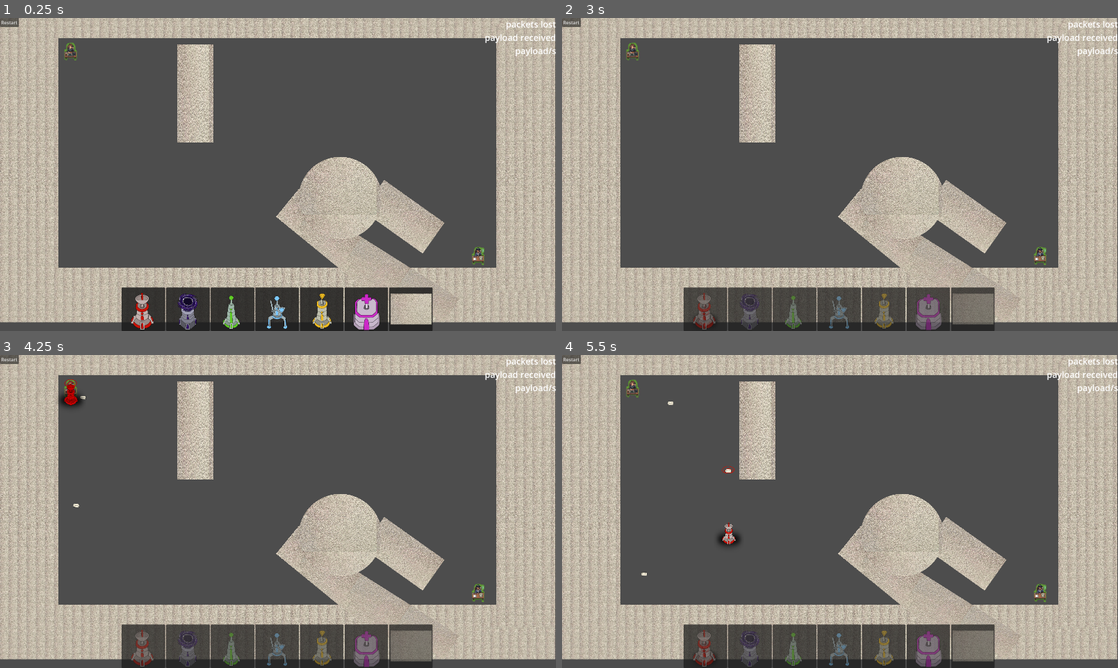
Above: before the commit, frames 1-4 (two rows, left to right).
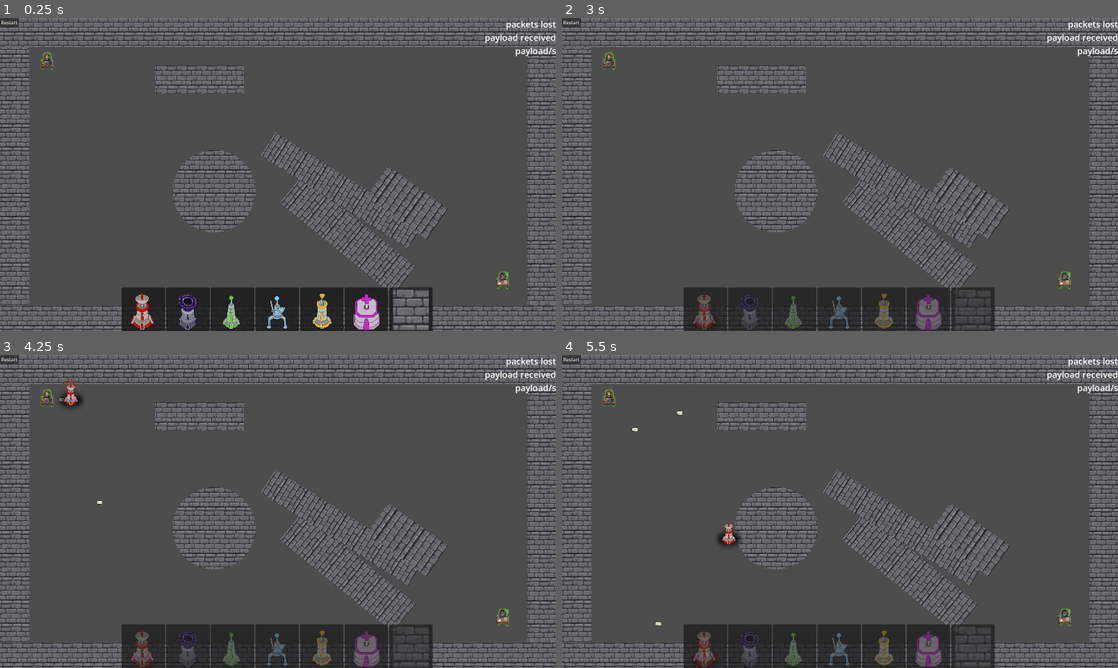
Above: after the commit, the same moments.

Repository: ryupold/ld59
Game: Godot game, scene res://scenes/main.tscn
The game is run twice, just before and just after one commit, with the same random seed, the same clock (stepped at 60 frames per second) and the same inputs. The engine's default icon, where the game draws it, is replaced by a stand-in: a white triangle on a blue panel in a dark square.
Inputs (mouse positions are in pixels of both pictures, inside the frame that each line leads up to):
- Up to frame 1 (0.25 s): no input
- Up to frame 2 (3 s): click "Restart" at 0.5 s; click "Restart" at 1.25 s; click "Restart" at 2 s; click (706, 309) at 2.77 s
- Up to frame 3 (4.25 s): drag from (144, 649) to (72, 389) at 3.52 s
- Up to frame 4 (5.5 s): tap Enter at 4.25 s; drag from (728, 527) to (634, 389) at 4.27 s; click (706, 646) at 5.02 s

The runs differ from the first frame. In frame 1, 49% of the frame differs, in the area x 0-100%, y 0-100%; in frame 2, 52%; in frame 3, 52%; in frame 4, 52%.

Commit message:
fix positions of walls and packets

Diff:
--- a/ld59-game/entities/walls/rectangle_wall.tscn
+++ b/ld59-game/entities/walls/rectangle_wall.tscn
@@ -1,11 +1,11 @@
 [gd_scene format=3 uid="uid://cjubf2uowpulv"]
 
 [ext_resource type="Texture2D" uid="uid://catuqaebhdrfa" path="res://entities/walls/wall_texture.jpg" id="1_r0ave"]
-[ext_resource type="Script" path="res://entities/walls/rectangle_wall.gd" id="2_vd46v"]
+[ext_resource type="Script" uid="uid://ba22j2606ajms" path="res://entities/walls/rectangle_wall.gd" id="2_vd46v"]
 
 [sub_resource type="RectangleShape2D" id="RectangleShape2D_of5om"]
 resource_local_to_scene = true
-size = Vector2(500, 500)
+size = Vector2(1216, 970)
 
 [node name="RectangleWall" type="TextureRect" unique_id=2117046853]
 anchors_preset = 8
@@ -15,11 +15,11 @@
 anchor_bottom = 0.5
 offset_left = -960.0
 offset_top = -540.0
-offset_right = -460.0
-offset_bottom = -40.0
+offset_right = 256.0
+offset_bottom = 430.0
 grow_horizontal = 2
 grow_vertical = 2
-pivot_offset = Vector2(250, 250)
+pivot_offset = Vector2(608, 485)
 texture = ExtResource("1_r0ave")
 expand_mode = 1
 stretch_mode = 1
@@ -28,5 +28,5 @@
 [node name="StaticBody2D" type="StaticBody2D" parent="." unique_id=1934212656]
 
 [node name="CollisionShape2D" type="CollisionShape2D" parent="StaticBody2D" unique_id=1601416324]
-position = Vector2(250, 250)
+position = Vector2(608, 485)
 shape = SubResource("RectangleShape2D_of5om")
--- a/ld59-game/entities/walls/walls.tscn
+++ b/ld59-game/entities/walls/walls.tscn
@@ -3,28 +3,34 @@
 [ext_resource type="PackedScene" uid="uid://cjubf2uowpulv" path="res://entities/walls/rectangle_wall.tscn" id="2_ew4hc"]
 
 [node name="Walls" type="Node2D" unique_id=903204524]
-scale = Vector2(0.11648584, 0.10750823)
 
 [node name="Left" parent="." unique_id=369208461 instance=ExtResource("2_ew4hc")]
-offset_left = -4017.6555
-offset_top = 186.03227
-offset_right = 982.3445
-offset_bottom = 24586.033
+offset_left = -3040.0
+offset_top = -1834.0
+offset_right = -2445.3445
+offset_bottom = 1854.0
+pivot_offset = Vector2(297.32776, 1844)
 
-[node name="Top" parent="." unique_id=2117046853 instance=ExtResource("2_ew4hc")]
-offset_left = -4017.6555
-offset_top = -3460.2002
-offset_right = 42940.84
-offset_bottom = 1539.7998
+[node name="Right" parent="." unique_id=2117046853 instance=ExtResource("2_ew4hc")]
+offset_left = 2452.0
+offset_top = -1825.0
+offset_right = 3046.6553
+offset_bottom = 1863.0
+pivot_offset = Vector2(297.32764, 1844)
 
-[node name="Bottom" parent="." unique_id=529863937 instance=ExtResource("2_ew4hc")]
-offset_left = -4017.6555
-offset_top = 22491.3
-offset_right = 42940.84
-offset_bottom = 27491.3
+[node name="Top" parent="." unique_id=956855345 instance=ExtResource("2_ew4hc")]
+offset_left = -3017.0
+offset_top = -1825.0
+offset_right = 3047.0
+offset_bottom = -1252.0
+pivot_offset = Vector2(3032, 286.5)
 
-[node name="Right" parent="." unique_id=978464735 instance=ExtResource("2_ew4hc")]
-offset_left = 37944.52
-offset_top = 186.03227
-offset_right = 42944.52
-offset_bottom = 24586.033
+[node name="Bottom" parent="." unique_id=1764706543 instance=ExtResource("2_ew4hc")]
+offset_left = -3027.0
+offset_top = 1290.0
+offset_right = 3047.0
+offset_bottom = 1863.0
+pivot_offset = Vector2(3037, 286.5)
+
+[node name="Camera2D" type="Camera2D" parent="." unique_id=731923604]
+zoom = Vector2(0.351, 0.351)
--- a/ld59-game/scenes/levels/first_level.tscn
+++ b/ld59-game/scenes/levels/first_level.tscn
@@ -19,60 +19,57 @@
 
 [node name="Walls" parent="." unique_id=903204524 instance=ExtResource("1_1bbdw")]
 
-[node name="Camera2D" type="Camera2D" parent="." unique_id=1504361380]
-position = Vector2(2274, 1504)
-zoom = Vector2(0.351, 0.351)
+[node name="RectangleWall" parent="Walls" unique_id=369208461 instance=ExtResource("6_3kh8m")]
+offset_left = -1212.0
+offset_top = -1073.0
+offset_right = -333.27734
+offset_bottom = -797.14307
+pivot_offset = Vector2(439.36133, 137.92847)
+
+[node name="RectangleWall2" parent="Walls" unique_id=496078732 instance=ExtResource("6_3kh8m")]
+offset_left = 509.0257
+offset_top = -124.8374
+offset_right = 866.6612
+offset_bottom = 1310.856
+rotation = 2.2557116
+pivot_offset = Vector2(178.81775, 717.8467)
+metadata/_edit_use_anchors_ = true
+
+[node name="RectangleWall3" parent="Walls" unique_id=121758671 instance=ExtResource("6_3kh8m")]
+offset_left = 491.00012
+offset_top = -699.99976
+offset_right = 763.96765
+offset_bottom = 1012.4148
+rotation = 2.1334991
+pivot_offset = Vector2(136.48376, 856.2073)
+metadata/_edit_use_anchors_ = true
+
+[node name="RectangleWall4" parent="Walls" unique_id=485338014 instance=ExtResource("6_3kh8m")]
+offset_left = 1022.30255
+offset_top = 26.678528
+offset_right = 1522.3025
+offset_bottom = 526.6785
+rotation = 2.1885486
+scale = Vector2(0.74066716, 1.4569749)
+pivot_offset = Vector2(250, 250)
+metadata/_edit_use_anchors_ = true
+
+[node name="CircleWall2" parent="Walls" unique_id=2117046853 instance=ExtResource("8_fqprn")]
+offset_left = -1038.0
+offset_top = -240.0
+offset_right = -219.17822
+offset_bottom = 570.0
+pivot_offset = Vector2(409.4109, 405)
 
 [node name="Sender" parent="." unique_id=1211801374 node_paths=PackedStringArray("packetParent") instance=ExtResource("4_xbibw")]
-position = Vector2(233, 296)
+position = Vector2(-2273, -1115)
 packetParent = NodePath("../Packets")
-spawnAngleMin = 0.0
 
 [node name="Receiver" parent="." unique_id=2106263029 instance=ExtResource("3_hkalp")]
-position = Vector2(4244, 2307)
-
-[node name="RectangleWall" parent="." unique_id=369208461 instance=ExtResource("6_3kh8m")]
-offset_left = 1023.6973
-offset_top = 569.32153
-offset_right = 1902.4199
-offset_bottom = 845.1786
-scale = Vector2(0.405, 3.5)
-pivot_offset = Vector2(439.3613, 137.92853)
-
-[node name="RectangleWall2" parent="." unique_id=496078732 instance=ExtResource("6_3kh8m")]
-offset_left = 2744.723
-offset_top = 1517.4841
-offset_right = 3102.3584
-offset_bottom = 2953.1775
-rotation = 2.2557116
-pivot_offset = Vector2(178.81775, 717.8467)
-
-[node name="RectangleWall3" parent="." unique_id=121758671 instance=ExtResource("6_3kh8m")]
-offset_left = 3120.5288
-offset_top = 1525.4741
-offset_right = 3393.4963
-offset_bottom = 3237.8887
-rotation = 2.1334991
-pivot_offset = Vector2(136.48376, 856.2073)
-
-[node name="RectangleWall4" parent="." unique_id=485338014 instance=ExtResource("6_3kh8m")]
-offset_left = 3257.9998
-offset_top = 1669.0
-offset_right = 3757.9998
-offset_bottom = 2169.0
-rotation = 2.1885486
-scale = Vector2(0.74066716, 1.4569749)
+position = Vector2(2211, 1042)
 
 [node name="Packets" type="Node2D" parent="." unique_id=2121823717]
 
 [node name="Towers" type="Node2D" parent="." unique_id=1245803590]
 unique_name_in_owner = true
 y_sort_enabled = true
-position = Vector2(2274, 1504)
-
-[node name="CircleWall2" parent="." unique_id=2117046853 instance=ExtResource("8_fqprn")]
-offset_left = 2477.0
-offset_top = 1331.0
-offset_right = 3295.8218
-offset_bottom = 2141.0
-pivot_offset = Vector2(409.4109, 405)
Binary file changed: ld59-game/entities/walls/wall_texture.jpg
